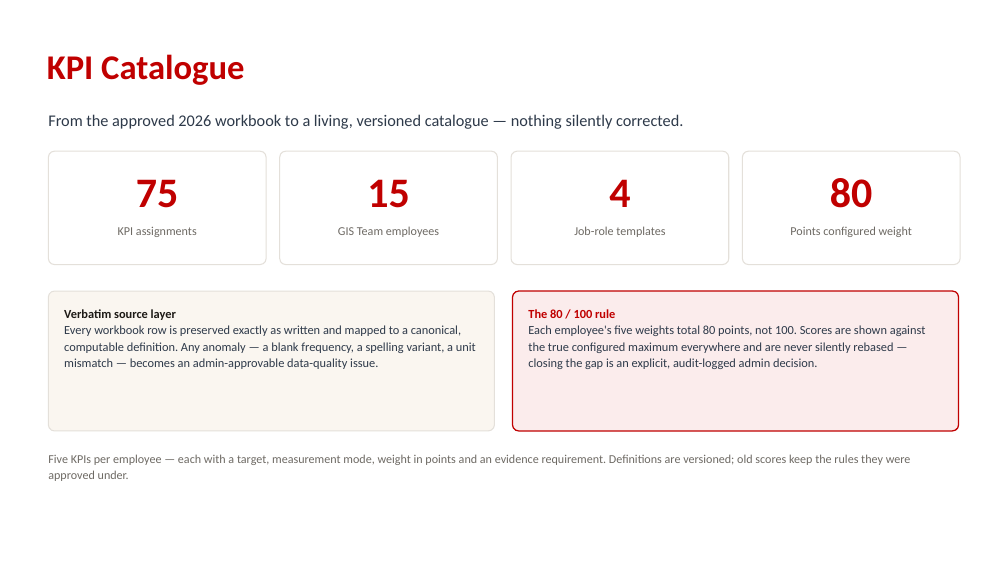
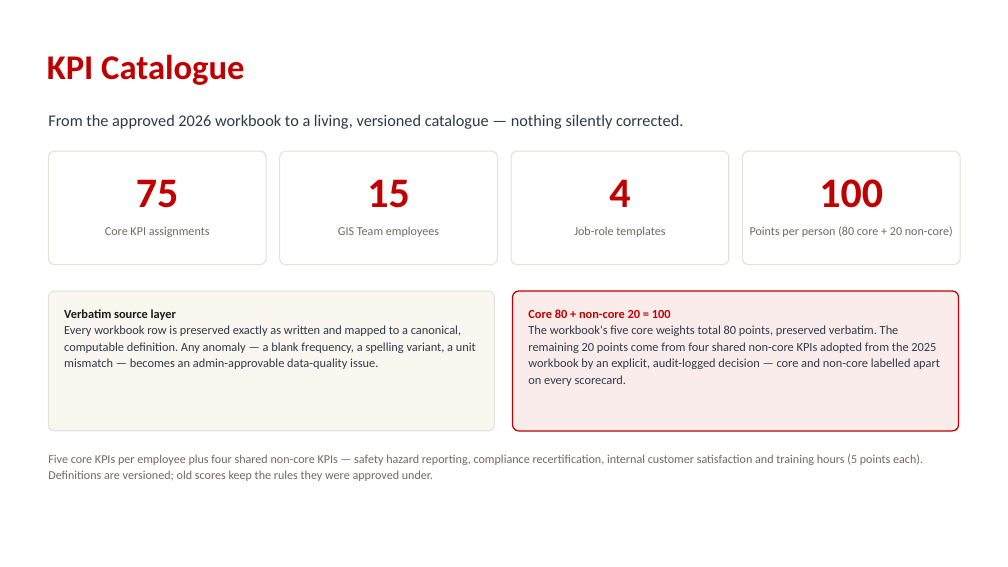
Before and after one commit to collins-geodev/gis-kpi, a slide deck: slide 4 of server-assets/docs/GIS-KPI-Dashboard-Workflow-Deck.pptx. Drawn at 1008x567 pixels with LibreOffice and Linux fonts; fonts in the diff are those of the drawing; background and template pictures are left out. Boxes give left, top, right and bottom in pixels: in the first picture for what was removed or moved away, otherwise in the second. Text is boxed around its words. In the diff, an @@ line names an element or a change of style, - is before the commit and + after.

```diff
--- a/server-assets/docs/GIS-KPI-Dashboard-Workflow-Deck.pptx
+++ b/server-assets/docs/GIS-KPI-Dashboard-Workflow-Deck.pptx
@@ text at box(819, 179, 883, 208): text changed @@
-80
+100
@@ text at box(105, 227, 210, 237): text changed @@
-KPI assignments
+Core KPI assignments
@@ text at box(750, 226, 953, 237): text changed @@
-Points configured weight
+Points per person (80 core + 20 non-core)
@@ text at box(528, 309, 940, 386): text changed @@
-The 80 / 100 rule
-Each employee's five weights total 80 points, not 100. Scores are shown against the true configured maximum everywhere and are never silently rebased — closing the gap is an explicit, audit-logged admin decision.
+Core 80 + non-core 20 = 100
+The workbook's five core weights total 80 points, preserved verbatim. The remaining 20 points come from four shared non-core KPIs adopted from the 2025 workbook by an explicit, audit-logged decision — core and non-core labelled apart on every scorecard.
@@ text at box(48, 454, 923, 481): text changed @@
-Five KPIs per employee — each with a target, measurement mode, weight in points and an evidence requirement. Definitions are versioned; old scores keep the rules they were approved under.
+Five core KPIs per employee plus four shared non-core KPIs — safety hazard reporting, compliance recertification, internal customer satisfaction and training hours (5 points each). Definitions are versioned; old scores keep the rules they were approved under.
```
Also in this commit, not shown: 3 other slides changed, 6 other files.
